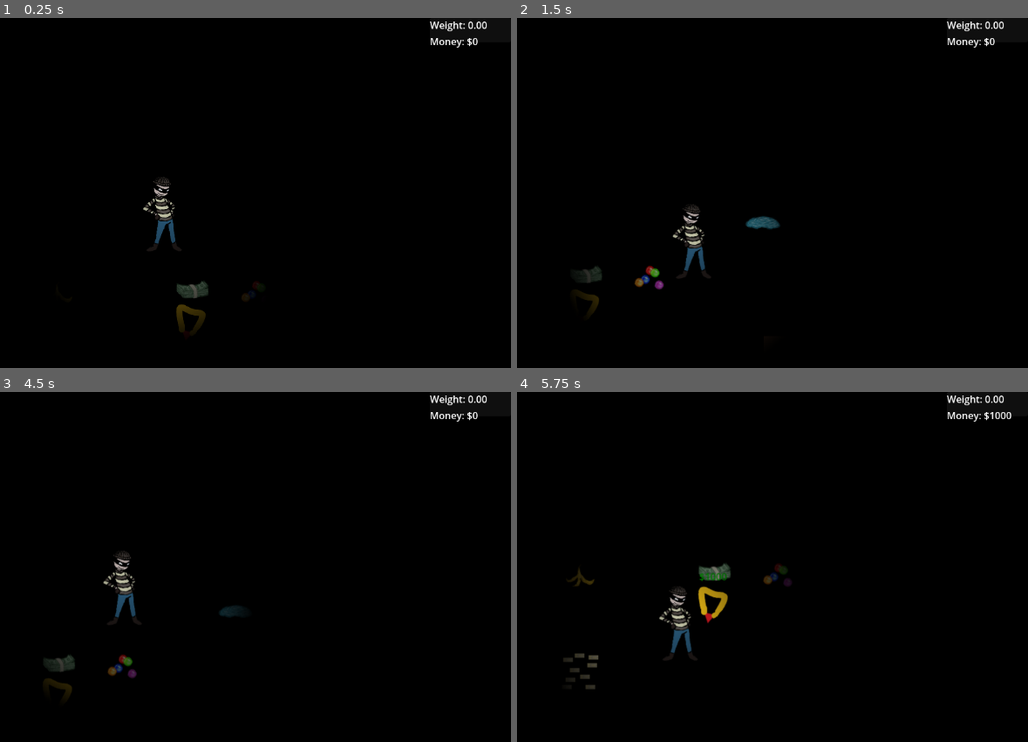
Above: before the commit, frames 1-4 (two rows, left to right).
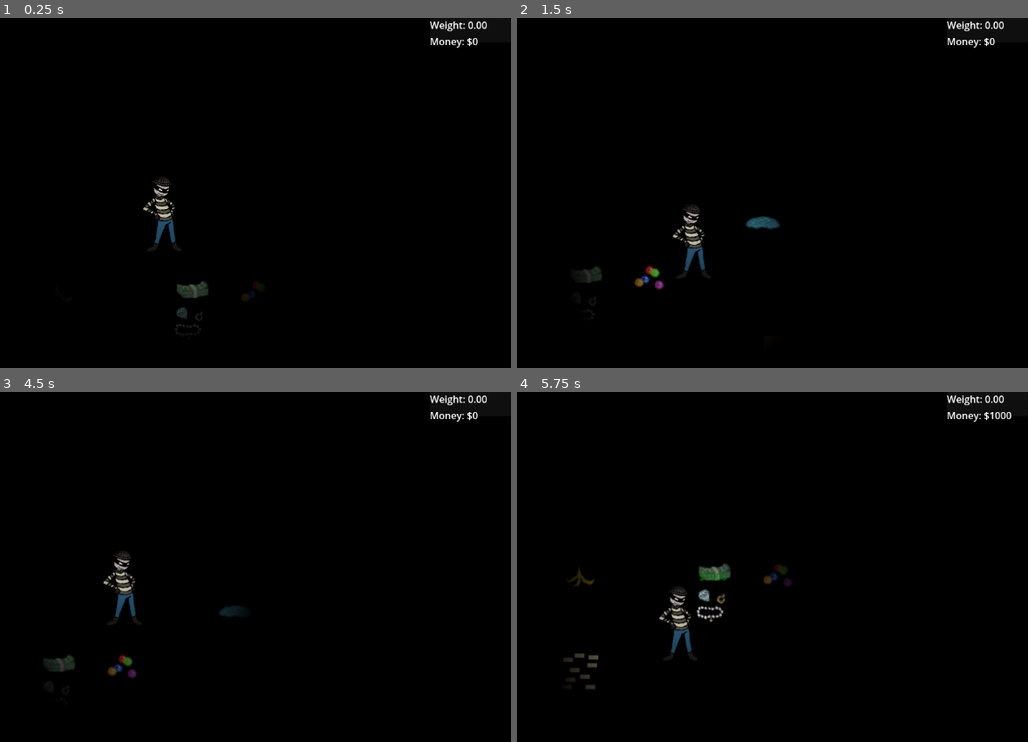
Above: after the commit, the same moments.

Repository: Enriquenf07/game-jam-march-2026
Game: Godot game, scene res://world/world.tscn
Same seed, same stepped clock (60 frames per second), same inputs: the game is played once before the commit and once after it. Sound files missing from this copy of the repository are replaced by a short silence.
Inputs:
- Up to frame 1 (0.25 s): no input
- Up to frame 2 (1.5 s): tap Enter at 0.5 s; hold D (right) 0.53-1.28 s; hold E (interact) 0.53-1.28 s; hold S (down) from 1.28 s (still down); tap Shift (run) at 1.35 s
- Up to frame 3 (4.5 s): release S (down) at 2.03 s; hold D (right) 2.03-2.78 s; hold E (interact) 2.03-2.78 s; hold W (up) 2.78-3.53 s; tap Shift (run) at 2.85, 4.35 s; hold E (interact) 3.53-4.28 s; hold A (left) from 3.53 s (still down)
- Up to frame 4 (5.75 s): release A (left) at 5.03 s; hold S (down) from 5.03 s (still down); hold E (interact) from 5.03 s (still down)

The runs differ from the first frame. In frame 1, 0.2% of the frame differs, in the area x 34-41%, y 81-91%; in frame 2, less than 0.1%; in frame 3, less than 0.1%; in frame 4, 0.4%, in the area x 35-42%, y 55-67%.

Commit message:
Updated jewelry sprite

Diff:
--- a/loot/jewelry.tscn
+++ b/loot/jewelry.tscn
@@ -1,7 +1,7 @@
 [gd_scene format=3 uid="uid://bp7pfs500k1fq"]
 
 [ext_resource type="Script" uid="uid://b18l85b06qtbf" path="res://loot/basic_loot.gd" id="1_e8brt"]
-[ext_resource type="Texture2D" uid="uid://67hmx35qvt6k" path="res://loot/assets/TEMP_jewelry_loot.png" id="2_e8brt"]
+[ext_resource type="Texture2D" uid="uid://c1o51m7id6vpp" path="res://loot/assets/jewelry_-_64x64.png" id="2_e8brt"]
 [ext_resource type="AudioStream" uid="uid://nvtfqvpskg68" path="res://loot/assets/TEMP_cash_pickup.wav" id="3_5egxr"]
 
 [sub_resource type="CircleShape2D" id="CircleShape2D_fwtsj"]
Binary file removed: loot/assets/TEMP_jewelry_loot.png
Binary file added: loot/assets/jewelry_-_64x64.png
Not shown, changed: loot/assets/jewelry_-_64x64.png.import
